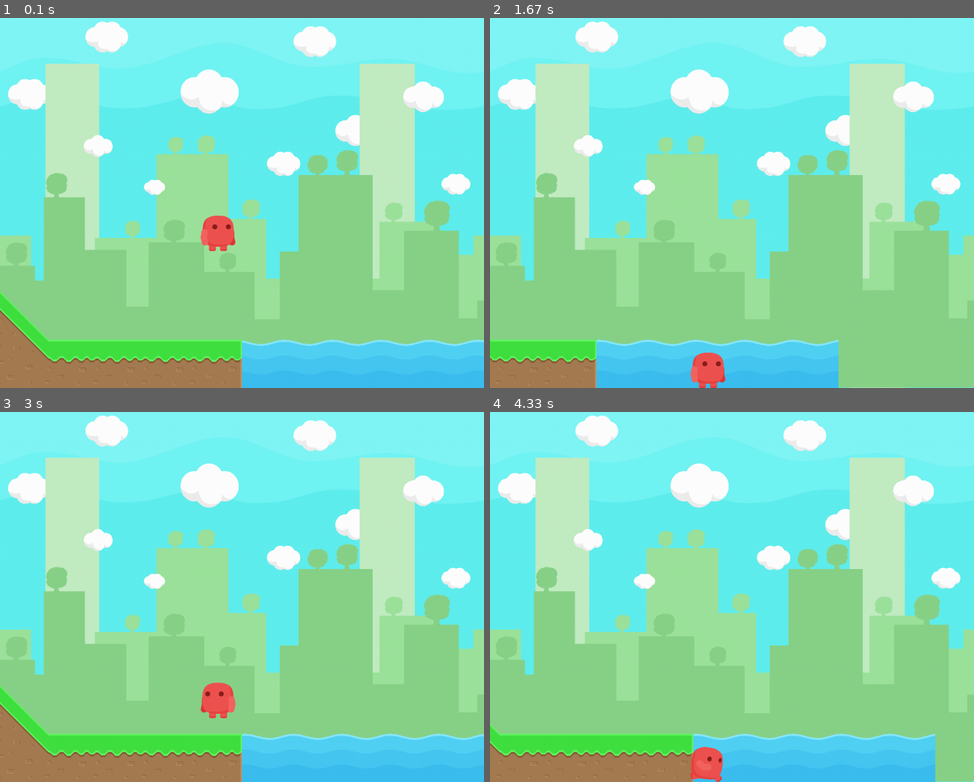
Above: before the commit, frames 1-4 (two rows, left to right).
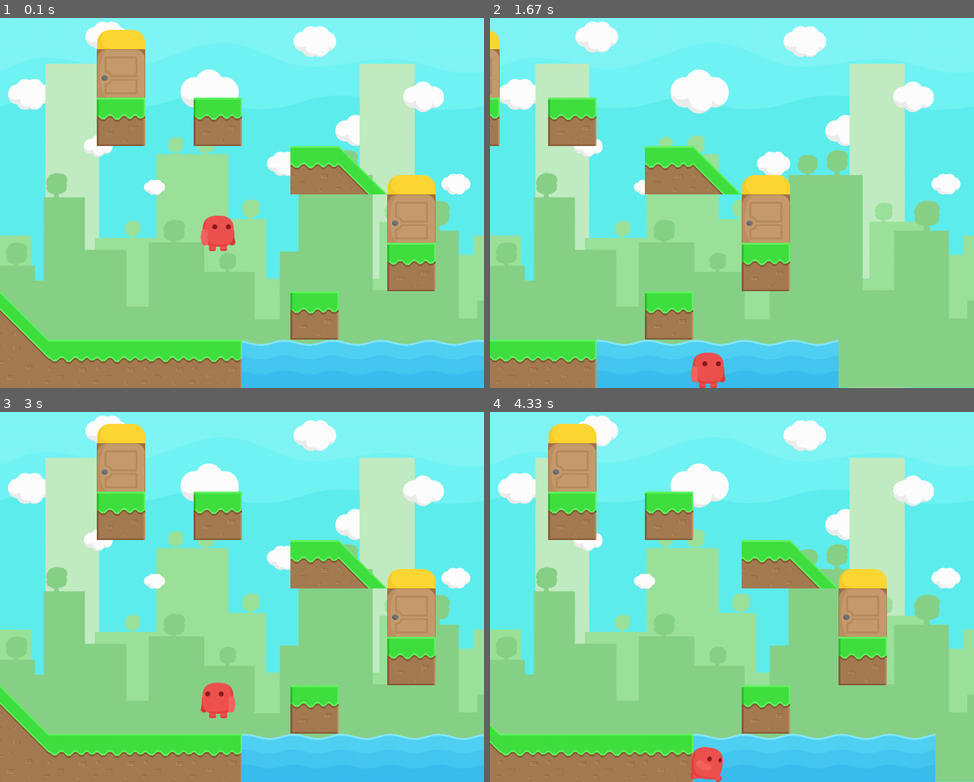
Above: after the commit, the same moments.

Repository: RogiVerakot/platformer-on-pygame
Game: pygame game, started from main.py
The game is run twice, just before and just after one commit, with the same random seed, the same clock (stepped at 60 frames per second) and the same inputs.
Inputs:
- Up to frame 1 (0.1 s): no input
- Up to frame 2 (1.67 s): hold Right 0.33-0.8 s; hold Up 0.83-1.13 s; hold Right 1.17-1.63 s
- Up to frame 3 (3 s): hold Left 1.67-2.2 s; hold Left 2.23-2.63 s; hold Up from 2.67 s (still down)
- Up to frame 4 (4.33 s): release Up at 3.03 s; hold Right 3.07-3.7 s; hold Left 3.73-4.2 s; hold Right from 4.23 s (still down)

The runs differ from the first frame. In frame 1, 11% of the frame differs, in the area x 20-90%, y 3-87%; in frame 2, 8.3%; in frame 3, 11%; in frame 4, 11%.

Commit message:
I updated start level 06.09.2025

Diff:
--- a/platforms.py
+++ b/platforms.py
@@ -1,6 +1,6 @@
 from tiles import *
 
-level = 1
+level = 0
 
 platforms = [
         GrassMid(150, 800),
